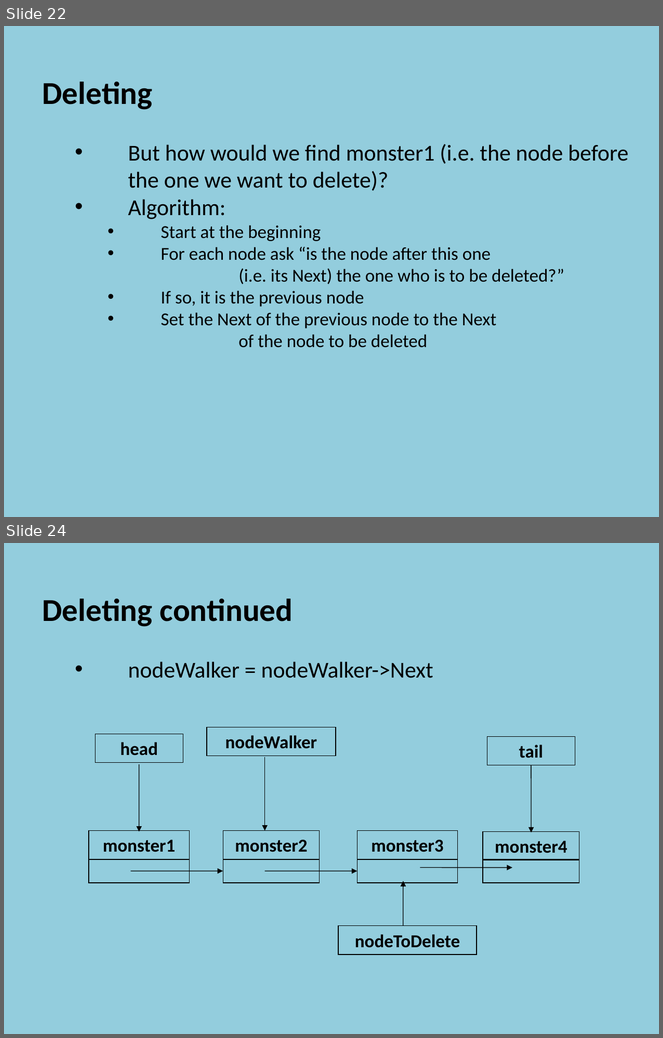
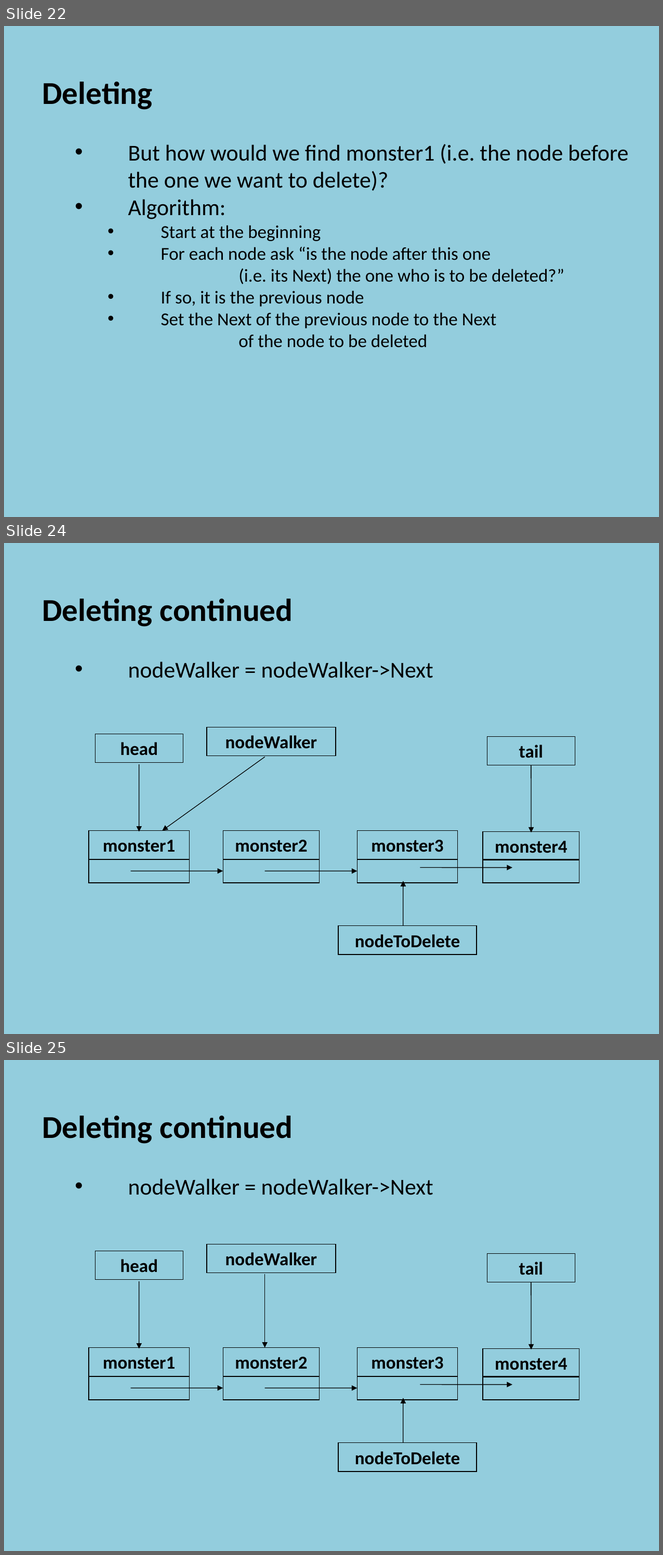
Before and after one commit to szetko/course-materials, a slide deck: Programming 4/03.1 Linked Lists/03.1 Linked Lists.pptx. Shown one above the other, each under a label of ours: slides 22 and 24 before the commit, slides 22, 24 and 25 after it; the slides between them are not shown. The pictures are 663x1038 and 663x1555 pixels, drawn with LibreOffice and Linux fonts; fonts in the diff are those of the drawing. Boxes give left, top, right and bottom in pixels: in the first picture for what was removed or moved away, otherwise in the second. Text is boxed around its words. In the diff, an @@ line names an element or a change of style, - is before the commit and + after.

```diff
--- a/Programming 4/03.1 Linked Lists/03.1 Linked Lists.pptx
+++ b/Programming 4/03.1 Linked Lists/03.1 Linked Lists.pptx
@@ slide 24 added at <box>4,543,659,1034</box>, background #93CDDD @@
@@ text added at <box>42,599,434,678</box>, 25 pt, text #000000 @@
+  Deleting continued
+    • nodeWalker = nodeWalker->Next
@@ rectangle added at <box>207,728,336,757</box>, outline #000000 0.75 pt, 20 pt, text #000000, bold @@
+nodeWalker
@@ arrow added from (265, 757) to (163, 831), #000000 0.75 pt @@
@@ group added at <box>89,734,579,955</box>: 11 rectangles, 6 arrows @@
+head
+monster1
+monster2
+monster3
+tail
+monster4
+nodeToDelete
@@ what was slide 24 is now slide 25 @@
```
Also in this commit, not shown: 2 slides changed.
